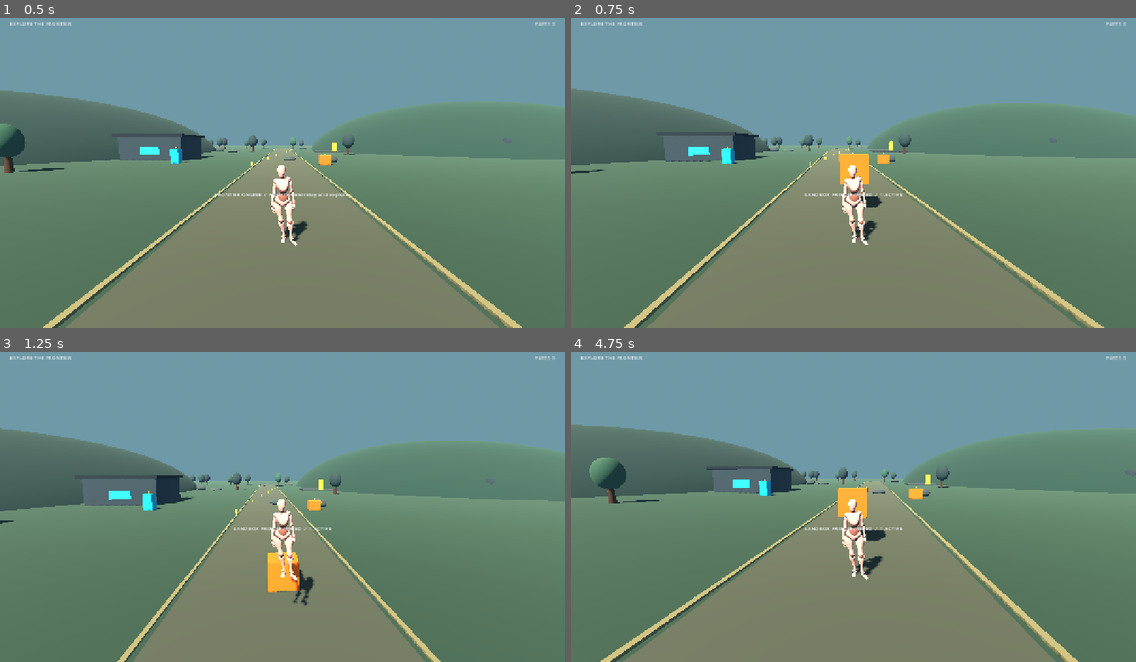
Above: before the commit, frames 1-4 (two rows, left to right).
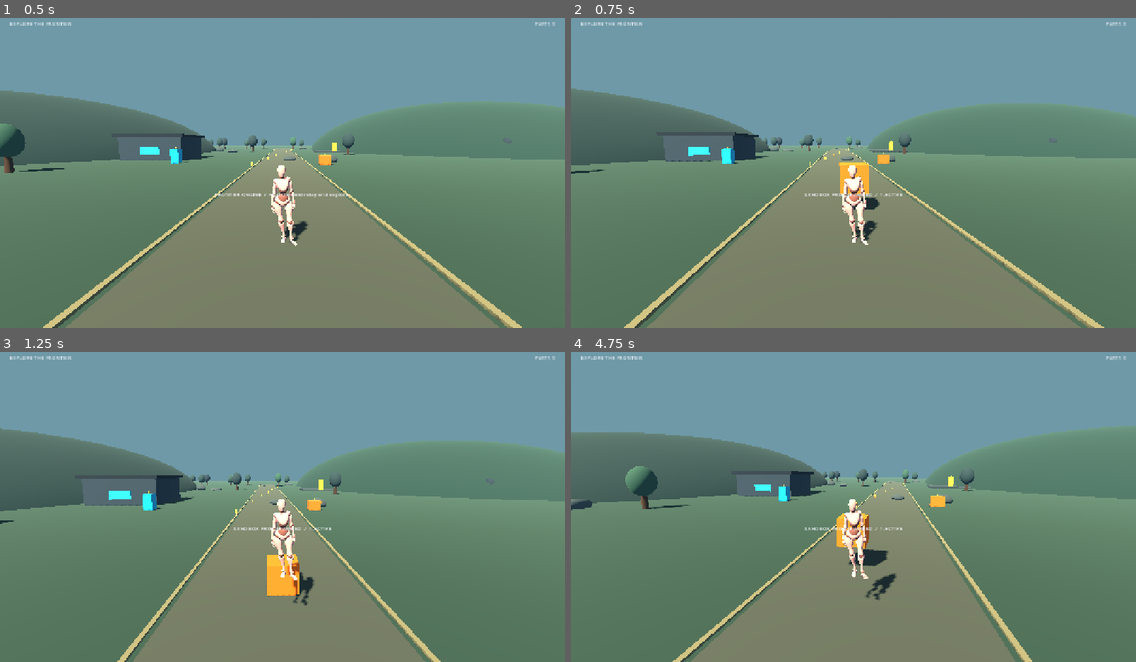
Above: after the commit, the same moments.

Repository: akcizur/as
Game: Godot game, scene res://scenes/main.tscn
The game is run twice, just before and just after one commit, with the same random seed, the same clock (stepped at 60 frames per second) and the same inputs.
Inputs (mouse positions are in pixels of both pictures, inside the frame that each line leads up to):
- Up to frame 1 (0.5 s): no input
- Up to frame 2 (0.75 s): tap Enter at 0.5 s; move the mouse to (881, 166) at 0.52 s; hold W (move_forward) from 0.53 s (still down); tap B (spawn_crate) at 0.6 s; click (881, 166) at 0.67 s
- Up to frame 3 (1.25 s): keep holding W (move_forward); tap Space (jump) at 0.77 s
- Up to frame 4 (4.75 s): keep holding W (move_forward); move the mouse to (825, 503) at 1.27 s; right-click (825, 503) at 1.35 s; tap Space (jump) at 1.52, 3.02, 3.77, 4.52 s; tap B (spawn_crate) every 0.75 s from 1.55 to 4.55 s; move the mouse to (864, 497) at 2.02 s; tap C (crouch) at 2.1 s; move the mouse to (847, 507) at 2.77 s; tap Q (dodge) at 2.85 s; click (847, 507) at 2.92 s; move the mouse to (893, 507) at 3.52 s; tap E (interact) at 3.6 s; tap R (reset_player) at 4.15 s; move the mouse to (808, 500) at 4.27 s; tap Shift (run) at 4.35 s

Frame 1 is identical in both runs. In frame 2, 0.3% of the frame differs, in the area x 47-55%, y 43-62%; in frame 3, 0.2%; in frame 4, 14%, in the area x 0-100%, y 23-100%.

Commit message:
Fix camera-relative crate spawn and reset player state

Diff:
--- a/godot/scripts/main.gd
+++ b/godot/scripts/main.gd
@@ -331,7 +331,7 @@
 		_notify("SANDBOX LIMIT  /  RESET TO CLEAR PROPS")
 		return
 	var forward := -actor.global_basis.z
-	var camera_pivot := actor.get_node_or_null("CameraPivot") as Node3D
+	var camera_pivot := actor.get_node_or_null("CameraMount") as Node3D
 	if camera_pivot:
 		forward = -camera_pivot.global_basis.z
 	var crate := RigidBody3D.new()
@@ -363,7 +363,10 @@
 
 func player_respawn(actor: Node3D) -> void:
 	actor.global_position = checkpoint_position
-	actor.set("velocity", Vector3.ZERO)
+	if actor.has_method("reset_motion_state"):
+		actor.call("reset_motion_state")
+	else:
+		actor.set("velocity", Vector3.ZERO)
 	_notify("RESPAWNED AT CHECKPOINT")
 
 func reset_sandbox(actor: Node3D) -> void:
@@ -379,7 +382,10 @@
 			candidate.call("reset_state")
 	checkpoint_position = Vector3(0.0, 0.2, 7.0)
 	actor.global_position = checkpoint_position
-	actor.set("velocity", Vector3.ZERO)
+	if actor.has_method("reset_motion_state"):
+		actor.call("reset_motion_state")
+	else:
+		actor.set("velocity", Vector3.ZERO)
 	weather_active = false
 	if world_environment:
 		world_environment.fog_density = 0.0018
